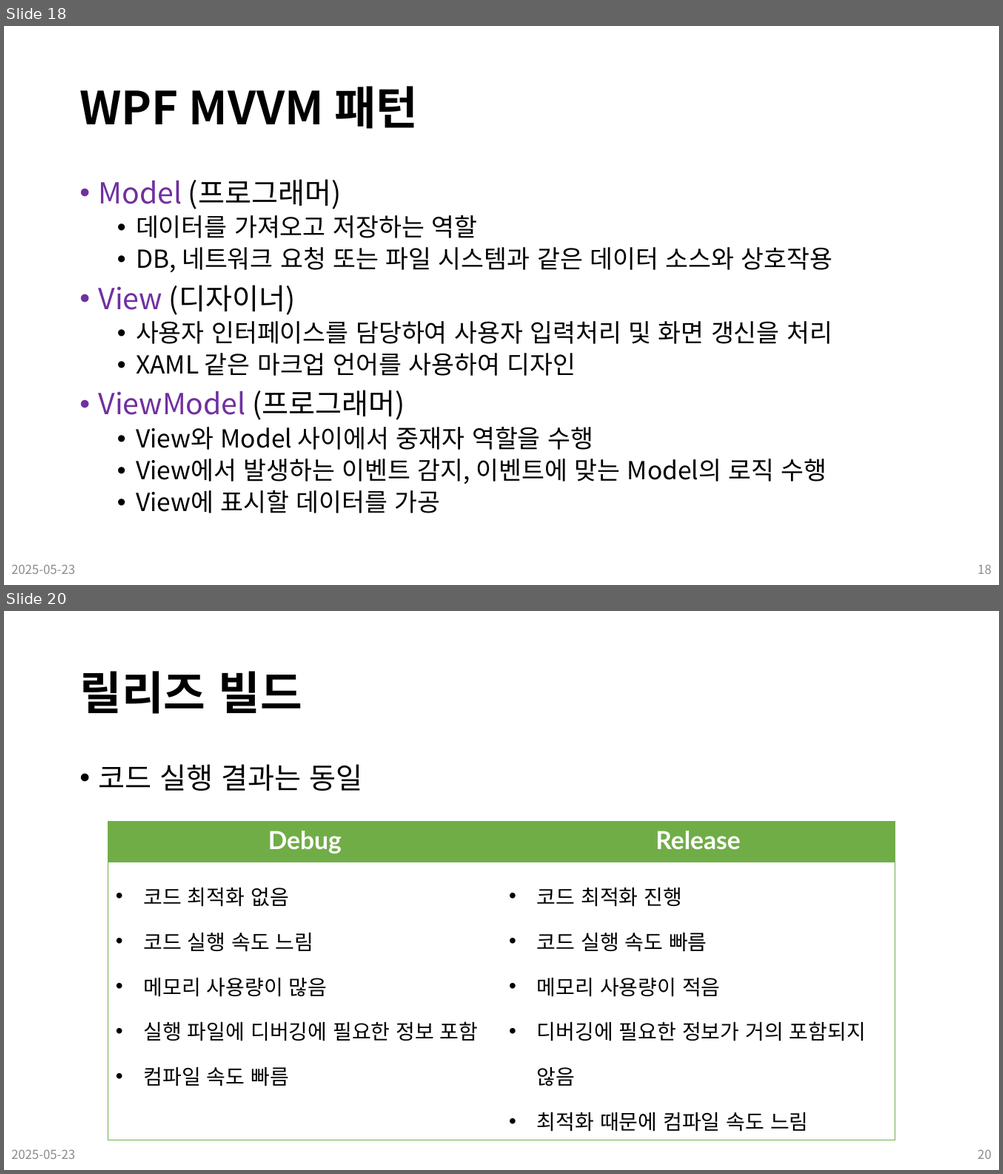
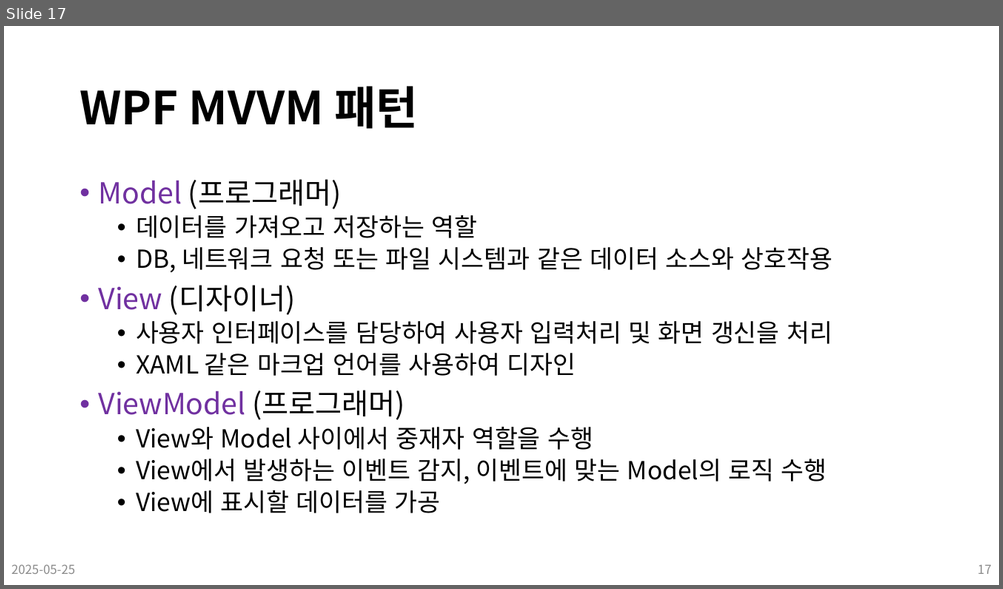
Before and after one commit to Leader-Lesson/KDT_SF_Short_5th, a slide deck: material/19_CSharp_WPF (디자인 패턴).pptx. Shown one above the other, each under a label of ours: slides 18 and 20 before the commit, slide 17 after it; the slides between them are not shown. The pictures are 1003x1174 and 1003x589 pixels, drawn with LibreOffice and Linux fonts; fonts in the diff are those of the drawing; background and template pictures are left out. Boxes give left, top, right and bottom in pixels: in the first picture for what was removed or moved away, otherwise in the second. Text is boxed around its words. In the diff, an @@ line names an element or a change of style, - is before the commit and + after.

```diff
--- a/material/19_CSharp_WPF (디자인 패턴).pptx
+++ b/material/19_CSharp_WPF (디자인 패턴).pptx
@@ slide 20 removed at [4,611,999,1170], background #FFFFFF @@
@@ title removed at [79,671,302,714] @@
-릴리즈 빌드
@@ text removed at [99,764,363,791] @@
-• 코드 실행 결과는 동일
@@ table removed at [108,821,895,1135], 2 rows, 2 columns @@
-Debug | Release
-코드 최적화 없음 / 코드 실행 속도 느림 / 메모리 사용량이 많음 / 실행 파일에 디버깅에 필요한 정보 포함 / 컴파일 속도 빠름 | 코드 최적화 진행 / 코드 실행 속도 빠름 / 메모리 사용량이 적음 / 디버깅에 필요한 정보가 거의 포함되지 않음 / 최적화 때문에 컴파일 속도 느림
@@ text removed at [11,1150,75,1159] @@
-2025-05-23
@@ page number removed at [977,1150,991,1159] @@
-20
@@ what was slide 18 is now slide 17 @@
@@ slide 17 changed as well @@
@@ text at [11,565,75,574]: text changed @@
-2025-05-23
+2025-05-25
@@ page number at [977,565,991,574]: text changed @@
-18
+17
```
Also in this commit, not shown: 17 other slides changed, 7 other slides removed, 8 other files.
